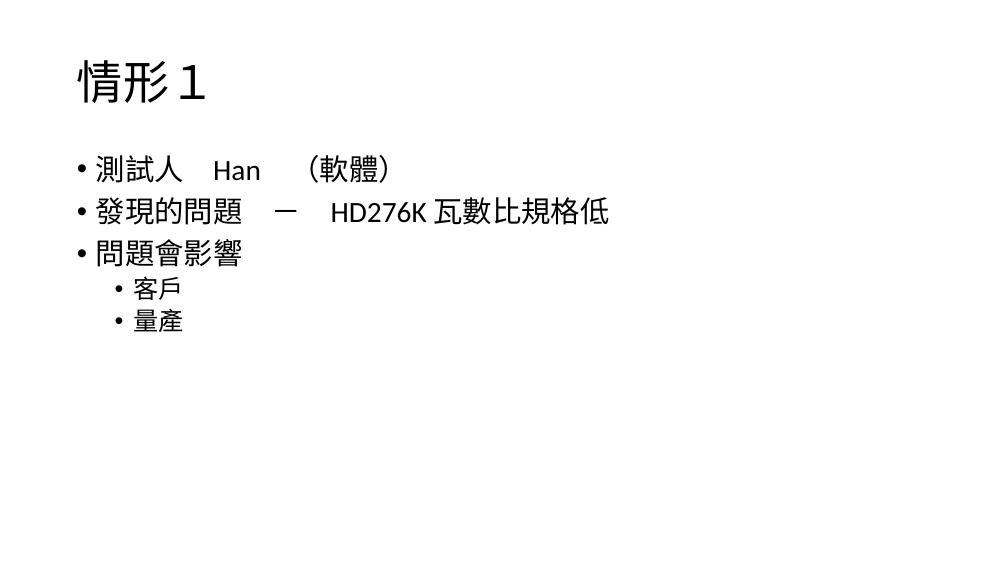
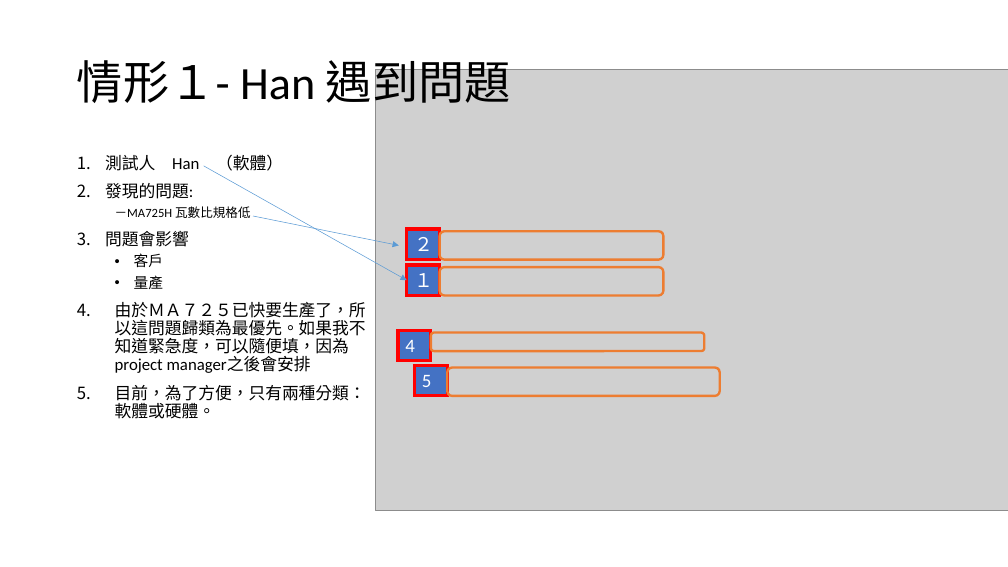
Before and after one commit to HanFormosa/JIRA, a slide deck: slide 19 of JIRA Proposal.pptx. Drawn at 1008x567 pixels with LibreOffice and Linux fonts; fonts in the diff are those of the drawing; grey boxes stand for pictures. Boxes give left, top, right and bottom in pixels: in the first picture for what was removed or moved away, otherwise in the second. Text is boxed around its words. In the diff, an @@ line names an element or a change of style, - is before the commit and + after.

```diff
--- a/JIRA Proposal.pptx
+++ b/JIRA Proposal.pptx
@@ title at bbox=[77, 52, 511, 111]: text changed @@
-情形１
+情形１- Han 遇到問題
@@ picture added at bbox=[376, 70, 1008, 510] @@
@@ text at bbox=[105, 155, 283, 289]: size 28 to 16 pt in "測試人 Han （軟體）", "問題會影響"; size 24 to 14 pt in "客戶", "量產"; bullet • to 1. @@
@@ arrow added from (203, 166) to (407, 281), #5B9BD5 0.5 pt @@
@@ text at bbox=[105, 183, 251, 218]: text changed; size 28 to 12 pt @@
-• 發現的問題 － HD276K 瓦數比規格低
+2. 發現的問題:
+  －MA725H 瓦數比規格低
@@ arrow added from (253, 216) to (399, 246), #5B9BD5 0.5 pt @@
@@ rectangle added at bbox=[407, 229, 439, 259], fill #4472C4, outline #FF0000 3 pt, 18 pt, text #FFFFFF @@
+２
@@ rounded rectangle added at bbox=[440, 231, 664, 259], outline #ED7D31 2.25 pt @@
@@ rectangle added at bbox=[407, 265, 439, 295], fill #4472C4, outline #FF0000 3 pt, 18 pt, text #FFFFFF @@
+１
@@ rounded rectangle added at bbox=[440, 267, 664, 295], outline #ED7D31 2.25 pt @@
@@ text at bbox=[115, 302, 366, 419]: paragraphs added @@
+4. 由於ＭＡ７２５已快要生產了，所以這問題歸類為最優先。如果我不知道緊急度，可以隨便填，因為project manager之後會安排
+5. 目前，為了方便，只有兩種分類：軟體或硬體。
@@ rectangle added at bbox=[398, 330, 430, 361], fill #4472C4, outline #FF0000 3 pt, 18 pt, text #FFFFFF @@
+4
@@ rounded rectangle added at bbox=[431, 333, 705, 352], outline #ED7D31 2.25 pt @@
@@ rectangle added at bbox=[414, 365, 447, 395], fill #4472C4, outline #FF0000 3 pt, 18 pt, text #FFFFFF @@
+5
@@ rounded rectangle added at bbox=[448, 368, 720, 395], outline #ED7D31 2.25 pt @@
```
Also in this commit, not shown: 3 slides added, 1 slide removed.
